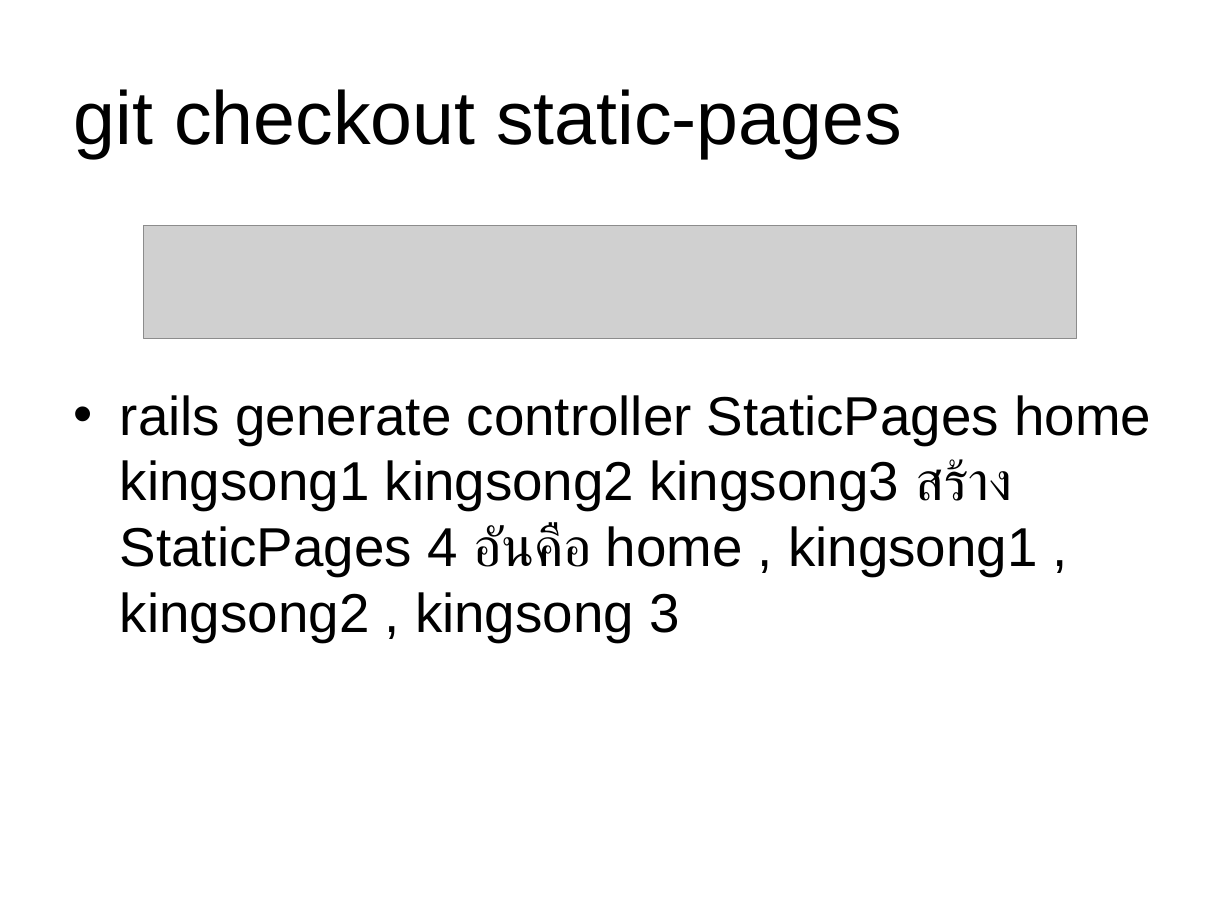
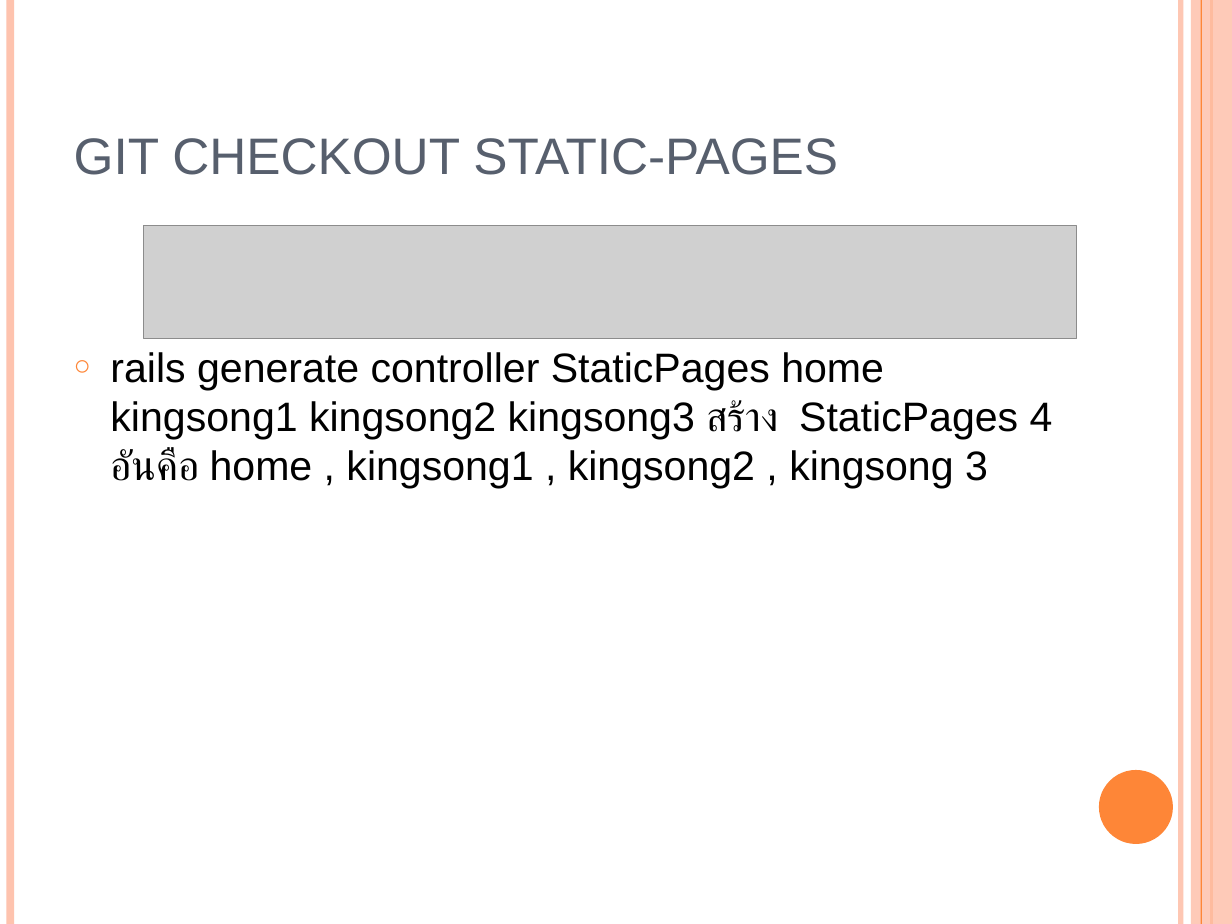
Before and after one commit to Mittapap/interview_rails, a slide deck: slide 11 of presentation.ppt. Drawn at 1232x924 pixels with LibreOffice and Linux fonts; fonts in the diff are those of the drawing; grey boxes stand for pictures. Boxes give left, top, right and bottom in pixels: in the first picture for what was removed or moved away, otherwise in the second. Text is boxed around its words. In the diff, an @@ line names an element or a change of style, - is before the commit and + after.

```diff
--- a/presentation.ppt
+++ b/presentation.ppt
@@ line added from (10, 0) to (10, 924), #FEC3AE 4.51 pt @@
@@ line added from (1180, 0) to (1180, 924), #FEC3AE 3 pt @@
@@ rectangle added at bbox=[1191, 0, 1232, 924], fill #FEC3AE at 87% opacity @@
@@ line added from (1201, 0) to (1201, 924), #FE8637 0.74 pt @@
@@ line added from (1211, 0) to (1211, 924), #FE8637 1.5 pt @@
@@ title "GIT CHECKOUT STATIC-PAGES" at bbox=[74, 138, 838, 175]: vertical alignment middle to bottom @@
@@ title at bbox=[74, 138, 838, 175]: text changed; size 44 to 30 pt; text colour #000000 to #575F6D @@
-git checkout static-pages
+GIT CHECKOUT STATIC-PAGES
@@ text "rails generate controller StaticPages home ..." at bbox=[110, 352, 1053, 488]: size 32 to 24 pt; bullet • to ○; less space between paragraphs; bullet colour #000000 to #FE8637 @@
@@ ellipse added at bbox=[1099, 770, 1173, 844], fill #FE8637 @@
```
Also in this commit, not shown: 13 other slides changed, 5 slides added, 1 slide removed.
